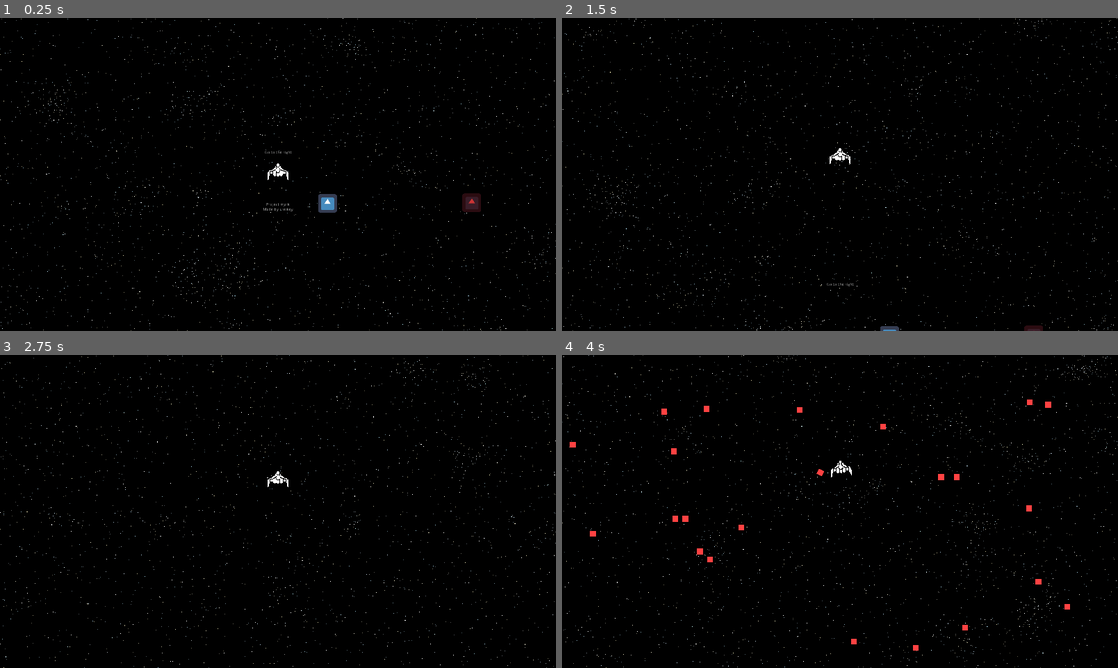
Above: before the commit, frames 1-4 (two rows, left to right).
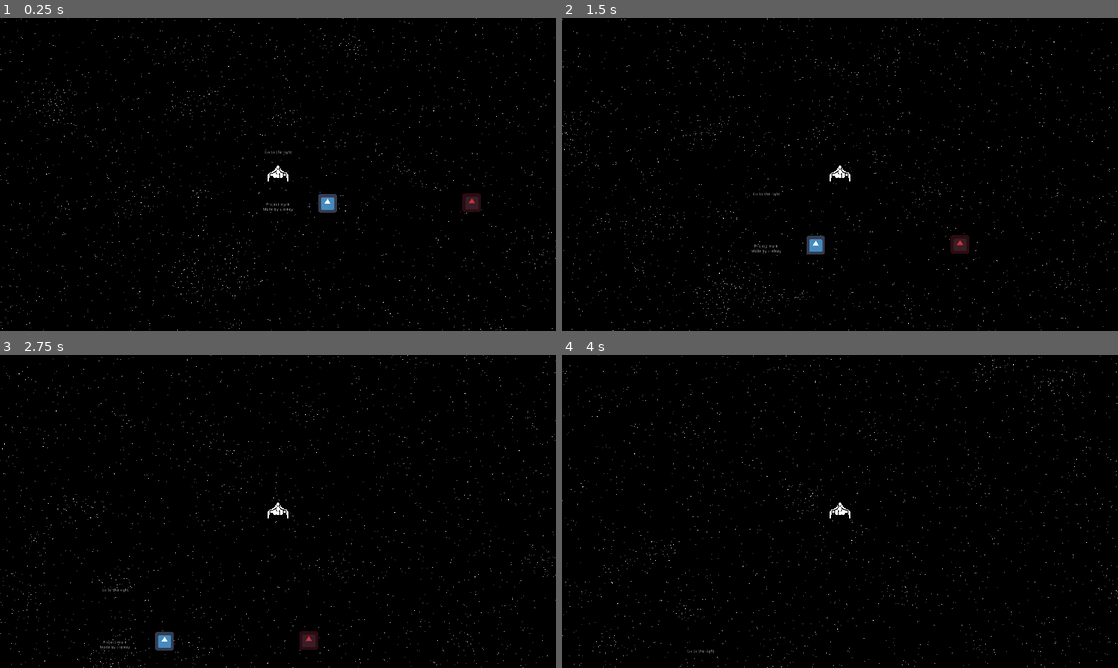
Above: after the commit, the same moments.

Repository: lajollagamesclub/project-mark
Game: Godot game, scene res://Main.tscn
Same seed, same stepped clock (60 frames per second), same inputs: the game is played once before the commit and once after it. The engine's default icon, where the game draws it, is replaced by a stand-in: a white triangle on a blue panel in a dark square.
Inputs:
- Up to frame 1 (0.25 s): no input
- Up to frame 2 (1.5 s): hold E (g_dash_right, bound only after the commit) 0.53-1.28 s; hold S (g_down) from 1.28 s (still down)
- Up to frame 3 (2.75 s): release S (g_down) at 2.03 s; hold E (g_dash_right, bound only after the commit) from 2.03 s (still down)
- Up to frame 4 (4 s): release E (g_dash_right, bound only after the commit) at 2.78 s; hold W (g_up) 2.78-3.53 s; hold Q (g_dash_left, bound only after the commit) from 3.53 s (still down)

The runs differ from the first frame. In frame 1, 0.3% of the frame differs, in the area x 0-100%, y 0-100%; in frame 2, 1.9%; in frame 3, 1.8%; in frame 4, 1.8%.

Commit message:
Add dashing to player

Diff:
--- a/src/Enemy.tscn
+++ b/src/Enemy.tscn
@@ -8,6 +8,7 @@
 [sub_resource type="RectangleShape2D" id=2]
 
 [node name="Enemy" type="RigidBody2D"]
+mass = 12.91
 physics_material_override = SubResource( 1 )
 script = ExtResource( 1 )
 
--- a/src/Main.tscn
+++ b/src/Main.tscn
@@ -47,6 +47,7 @@
 texture = ExtResource( 3 )
 
 [node name="Player" parent="." instance=ExtResource( 4 )]
+forward_force = 2000
 
 [node name="EnemySpawner" type="Node2D" parent="."]
 script = ExtResource( 5 )
--- a/src/Player.tscn
+++ b/src/Player.tscn
@@ -1,14 +1,15 @@
-[gd_scene load_steps=3 format=2]
+[gd_scene load_steps=4 format=2]
 
 [ext_resource path="res://PlayerTurning.gd" type="Script" id=1]
 [ext_resource path="res://spaceship.png" type="Texture" id=2]
 
+[sub_resource type="PhysicsMaterial" id=1]
+bounce = 0.5
+
 [node name="Player" type="RigidBody2D"]
 mass = 8.1
+physics_material_override = SubResource( 1 )
 script = ExtResource( 1 )
-forward_force = 4000
-frictional_force = 10000
-turning_torque = 400.0
 
 [node name="ColorRect" type="ColorRect" parent="."]
 visible = false
@@ -29,7 +30,6 @@
 
 [node name="Camera2D" type="Camera2D" parent="."]
 current = true
-smoothing_enabled = true
 smoothing_speed = 9.0
 drag_margin_left = 0.0
 drag_margin_top = 0.0
--- a/src/PlayerTurning.gd
+++ b/src/PlayerTurning.gd
@@ -1,14 +1,15 @@
 extends RigidBody2D
 
 export var forward_force = 2000
-export var frictional_force = 1300
-export var turning_torque = 500.0
+export var frictional_force = 10000
+export var turning_torque = 400.0
+export var dash_impulse = 5000.0
 
 
 func _physics_process(delta):
 	var horizontal: int = int(Input.is_action_pressed("g_right")) - int(Input.is_action_pressed("g_left"))
 	var vertical: int = int(Input.is_action_pressed("g_up")) - int(Input.is_action_pressed("g_down"))
-
+	var dash: int = int(Input.is_action_just_pressed("g_dash_right")) - int(Input.is_action_just_pressed("g_dash_left"))
 	applied_force = Vector2()
 
 	# Move forward constantly
@@ -16,10 +17,13 @@
 
 	# Dampeners
 	var dampening_force = frictional_force*(-linear_velocity).normalized()
+	# Remove dampening in direction of travel
 	var dampening_facing = abs(min(0, dampening_force.normalized().dot(applied_force.normalized())))*-1 + 1
-#	print(dampening_facing)
 	applied_force += dampening_force*dampening_facing
-	print(applied_force)
 
 	# Turn from input
 	angular_velocity = horizontal*deg2rad(turning_torque)
+
+	# Apply dashing
+	if dash != 0:
+		apply_central_impulse(Vector2(float(dash)*dash_impulse, 0).rotated(rotation))
--- a/src/project.godot
+++ b/src/project.godot
@@ -71,6 +71,16 @@
 "events": [ Object(InputEventKey,"resource_local_to_scene":false,"resource_name":"","device":0,"alt":false,"shift":false,"control":false,"meta":false,"command":false,"pressed":false,"scancode":83,"unicode":0,"echo":false,"script":null)
  ]
 }
+g_dash_left={
+"deadzone": 0.5,
+"events": [ Object(InputEventKey,"resource_local_to_scene":false,"resource_name":"","device":0,"alt":false,"shift":false,"control":false,"meta":false,"command":false,"pressed":false,"scancode":81,"unicode":0,"echo":false,"script":null)
+ ]
+}
+g_dash_right={
+"deadzone": 0.5,
+"events": [ Object(InputEventKey,"resource_local_to_scene":false,"resource_name":"","device":0,"alt":false,"shift":false,"control":false,"meta":false,"command":false,"pressed":false,"scancode":69,"unicode":0,"echo":false,"script":null)
+ ]
+}
 
 [physics]
 
